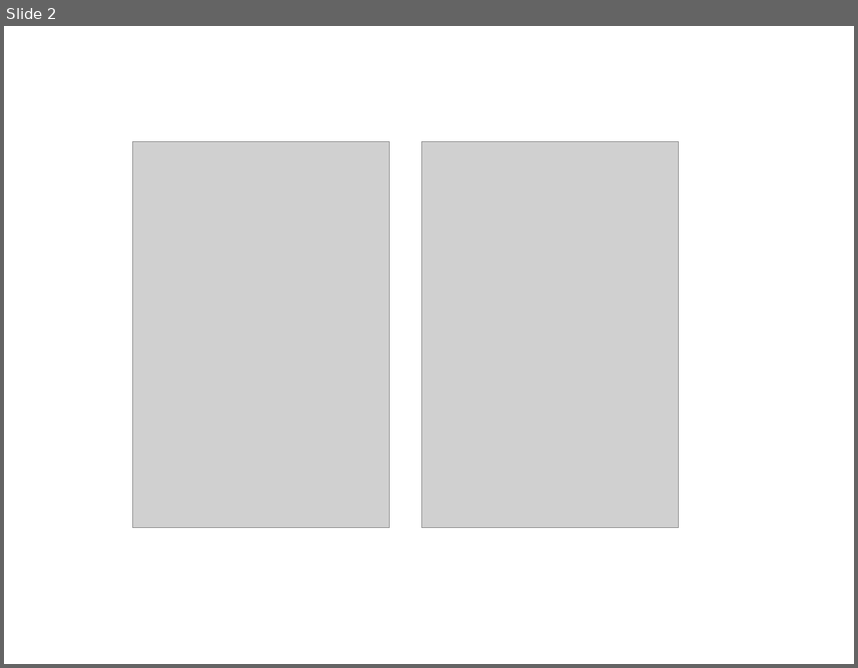
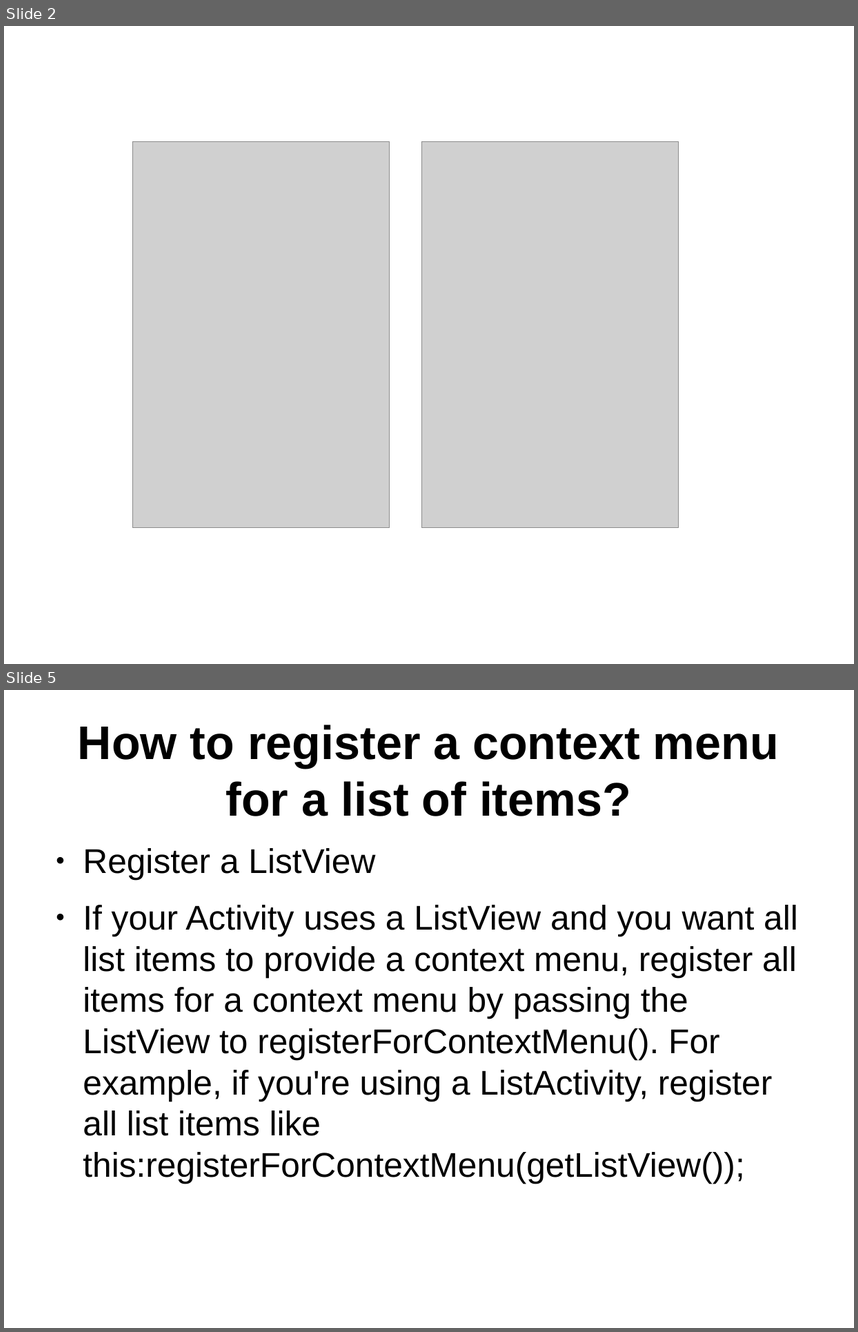
Before and after one commit to thegreatdao/testa, a slide deck: assets/android2.odp. Shown one above the other, each under a label of ours: slide 2 before the commit, slides 2 and 5 after it; the slides between them are not shown. The pictures are 858x668 and 858x1332 pixels, drawn with LibreOffice and Linux fonts; fonts in the diff are those of the drawing; grey boxes stand for pictures. Boxes give left, top, right and bottom in pixels: in the first picture for what was removed or moved away, otherwise in the second. Text is boxed around its words. In the diff, an @@ line names an element or a change of style, - is before the commit and + after.

```diff
--- a/assets/android2.odp
+++ b/assets/android2.odp
@@ slide 5 added at box(4, 690, 854, 1328), background #FFFFFF @@
@@ title added at box(78, 724, 779, 816), 44 pt, text #000000, bold @@
+How to register a context menu for a list of items?
@@ text added at box(83, 848, 798, 1183), 32 pt, text #000000 @@
+● Register a ListView
+● If your Activity uses a ListView and you want all list items to provide a context menu, register all items for a context menu by passing the ListView to registerForContextMenu(). For example, if you're using a ListActivity, register all list items like this:registerForContextMenu(getListView());
```
Also in this commit, not shown: 12 other slides added, 10 other files.
